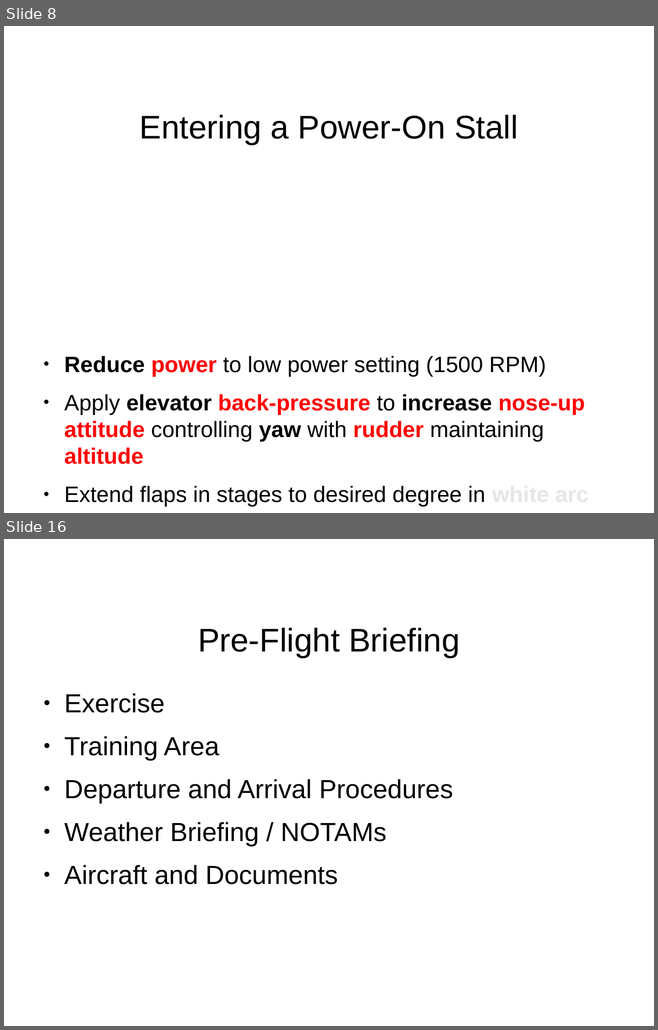
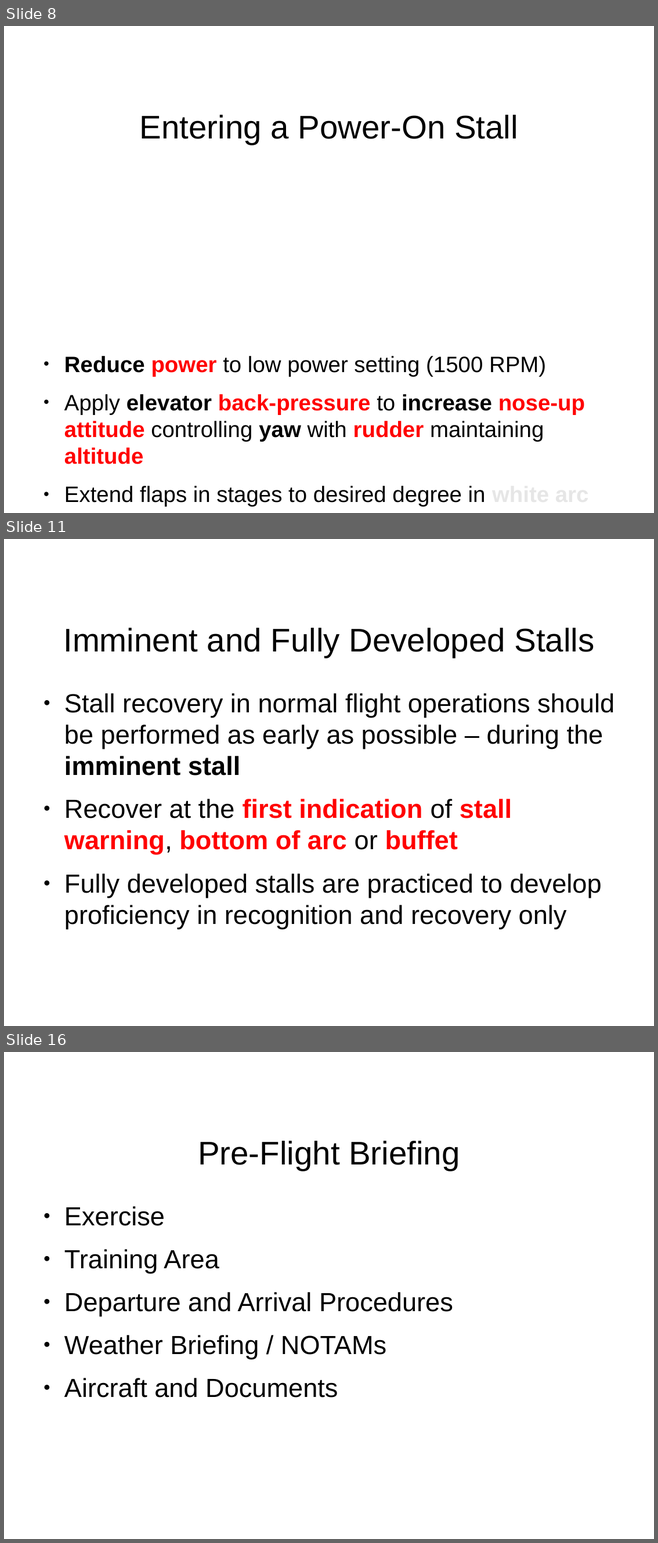
Before and after one commit to stephanheinemann/flight, a slide deck: FI/Stalls/Stalls.odp. Shown one above the other, each under a label of ours: slides 8 and 16 before the commit, slides 8, 11 and 16 after it; the slides between them are not shown. The pictures are 658x1030 and 658x1543 pixels, drawn with LibreOffice and Linux fonts; fonts in the diff are those of the drawing; background and template pictures are left out. Boxes give left, top, right and bottom in pixels: in the first picture for what was removed or moved away, otherwise in the second. Text is boxed around its words. In the diff, an @@ line names an element or a change of style, - is before the commit and + after.

Commit message:
extended stall presentation

```diff
--- a/FI/Stalls/Stalls.odp
+++ b/FI/Stalls/Stalls.odp
@@ slide 11 added at <box>4,539,654,1026</box>, background #FFFFFF @@
@@ title added at <box>63,628,594,657</box>, 40 pt, text #000000 @@
+Imminent and Fully Developed Stalls
@@ text added at <box>64,693,614,929</box>, 32 pt, text #000000 @@
+● Stall recovery in normal flight operations should be performed as early as possible – during the imminent stall
+● Recover at the first indication of stall warning, bottom of arc or buffet
+● Fully developed stalls are practiced to develop proficiency in recognition and recovery only
```
Also in this commit, not shown: 4 slides changed, 4 other slides added, 5 slides removed, 1 other file.
